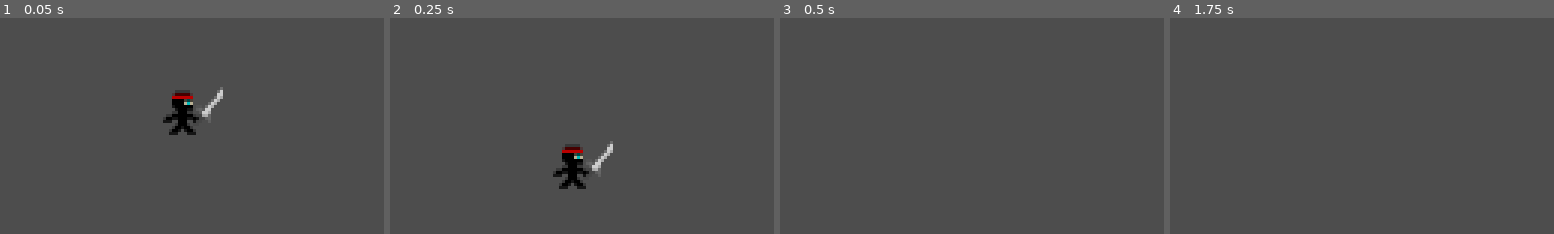
Above: before the commit, frames 1-4 (left to right).
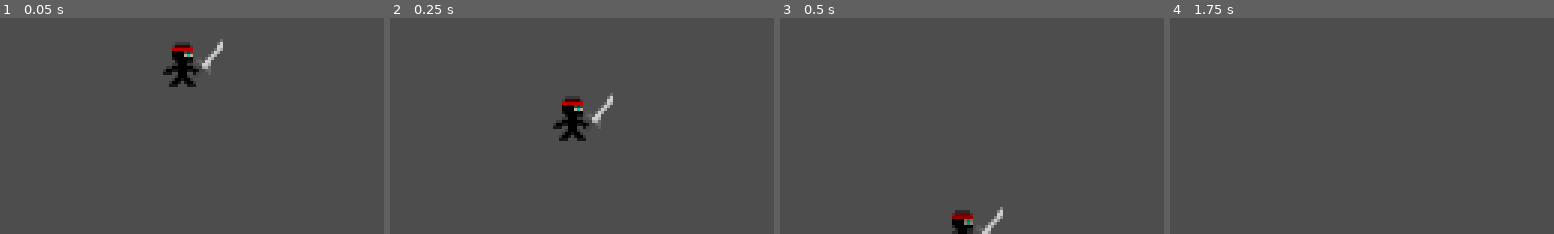
Above: after the commit, the same moments.

Repository: Compsand/celesteMATEMATIIKKA
Game: Godot game, scene res://scenes/player.tscn
Two runs of this game, one before a commit and one after it. Both use one fixed random seed, a clock stepped at 60 frames per second and the inputs below.
Inputs:
- Up to frame 1 (0.05 s): no input
- Up to frame 2 (0.25 s): no input
- Up to frame 3 (0.5 s): no input
- Up to frame 4 (1.75 s): tap Enter at 1.25 s
The pictures show only the part of the screen within x 26-76%, y 50-100%; the shares and areas given below are measured in that part.

The runs differ from the first frame. In frame 1, 2.4% of the frame differs, in the area x 42-59%, y 9-55%; in frame 2, 2.4%; in frame 3, 0.8%; in frame 4, nothing differs.

Commit message:
uhh
idk i did something probably

Diff:
--- a/scenes/player.tscn
+++ b/scenes/player.tscn
@@ -6,7 +6,7 @@
 script/source = "extends CharacterBody2D
 
 
-const SPEED = 150.0
+const SPEED = 300.0
 const JUMP_VELOCITY = -200.0
 
 
@@ -42,7 +42,7 @@
 shape = SubResource("RectangleShape2D_g2els")
 
 [node name="Camera2D" type="Camera2D" parent="."]
-offset = Vector2(0, -32)
+offset = Vector2(0, -16)
 position_smoothing_enabled = true
 
 [node name="Ninja" type="Sprite2D" parent="."]
